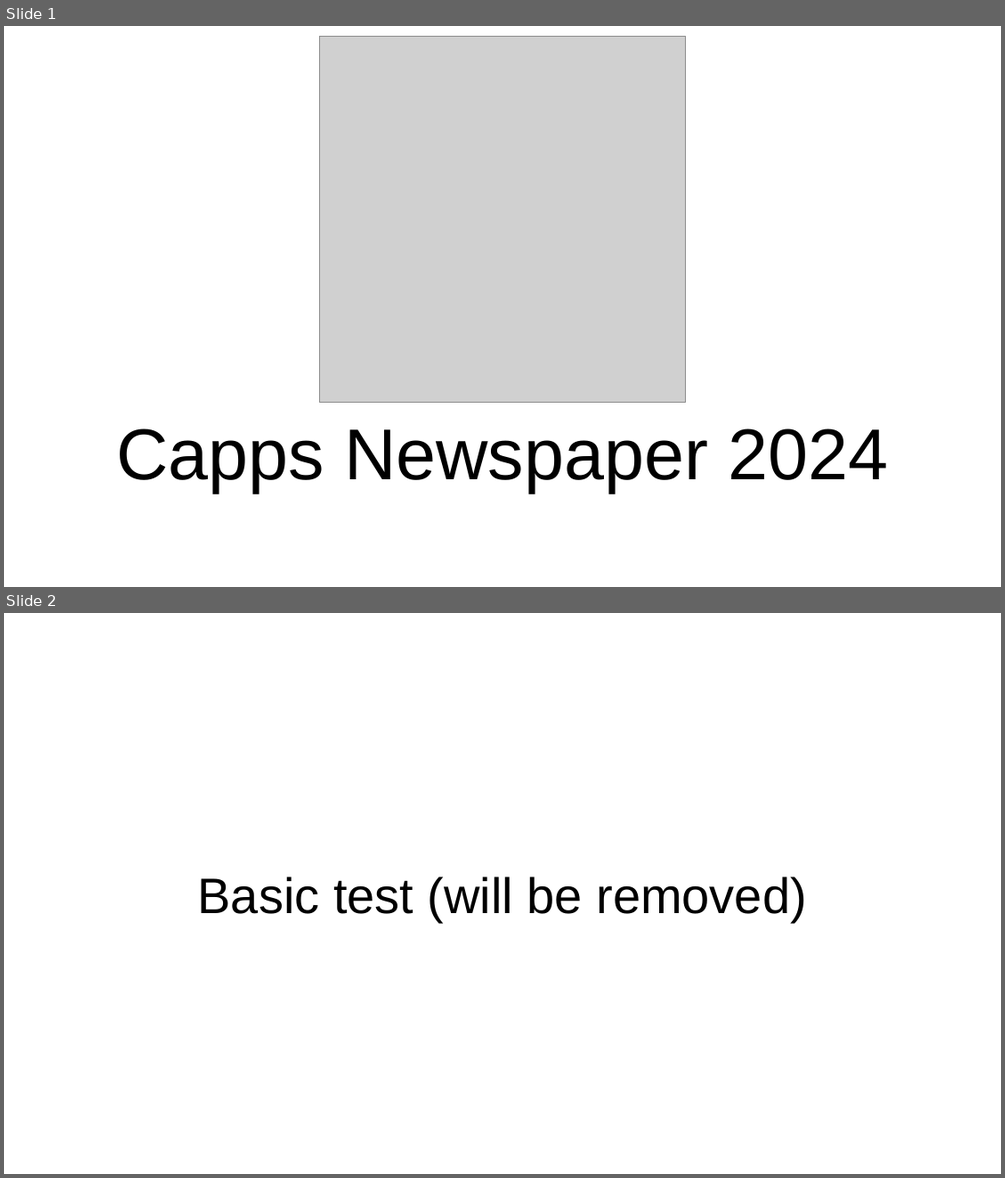
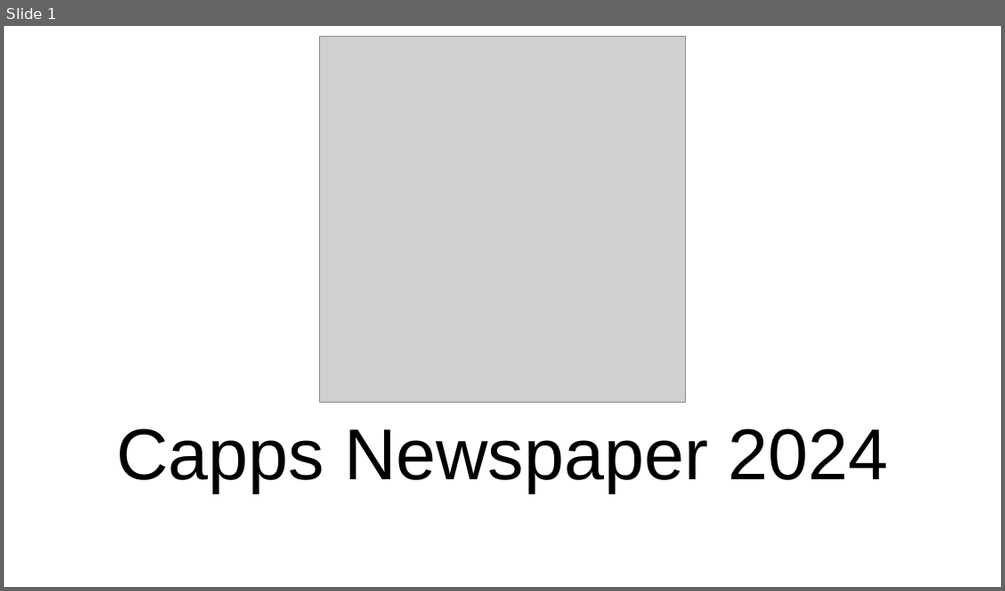
Before and after one commit to WAB2024/Capps-MS-2024-newspaper, a slide deck: Capps Newspaper.pptx. Shown one above the other, each under a label of ours: slides 1 and 2 before the commit, slide 1 after it. The pictures are 1005x1178 and 1005x591 pixels, drawn with LibreOffice and Linux fonts; fonts in the diff are those of the drawing; grey boxes stand for pictures. Boxes give left, top, right and bottom in pixels: in the first picture for what was removed or moved away, otherwise in the second. Text is boxed around its words. In the diff, an @@ line names an element or a change of style, - is before the commit and + after.

Commit message:
delete test
test was successful

```diff
--- a/Capps Newspaper.pptx
+++ b/Capps Newspaper.pptx
@@ slide 2 removed at [4, 613, 1001, 1174], background #FFFFFF @@
@@ title removed at [198, 876, 806, 922] @@
-Basic test (will be removed)
```
